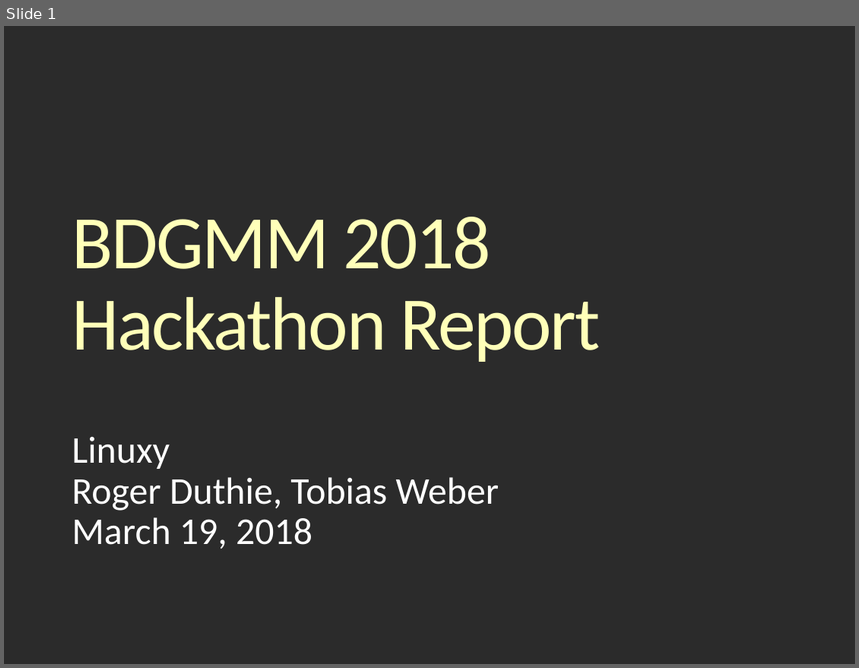
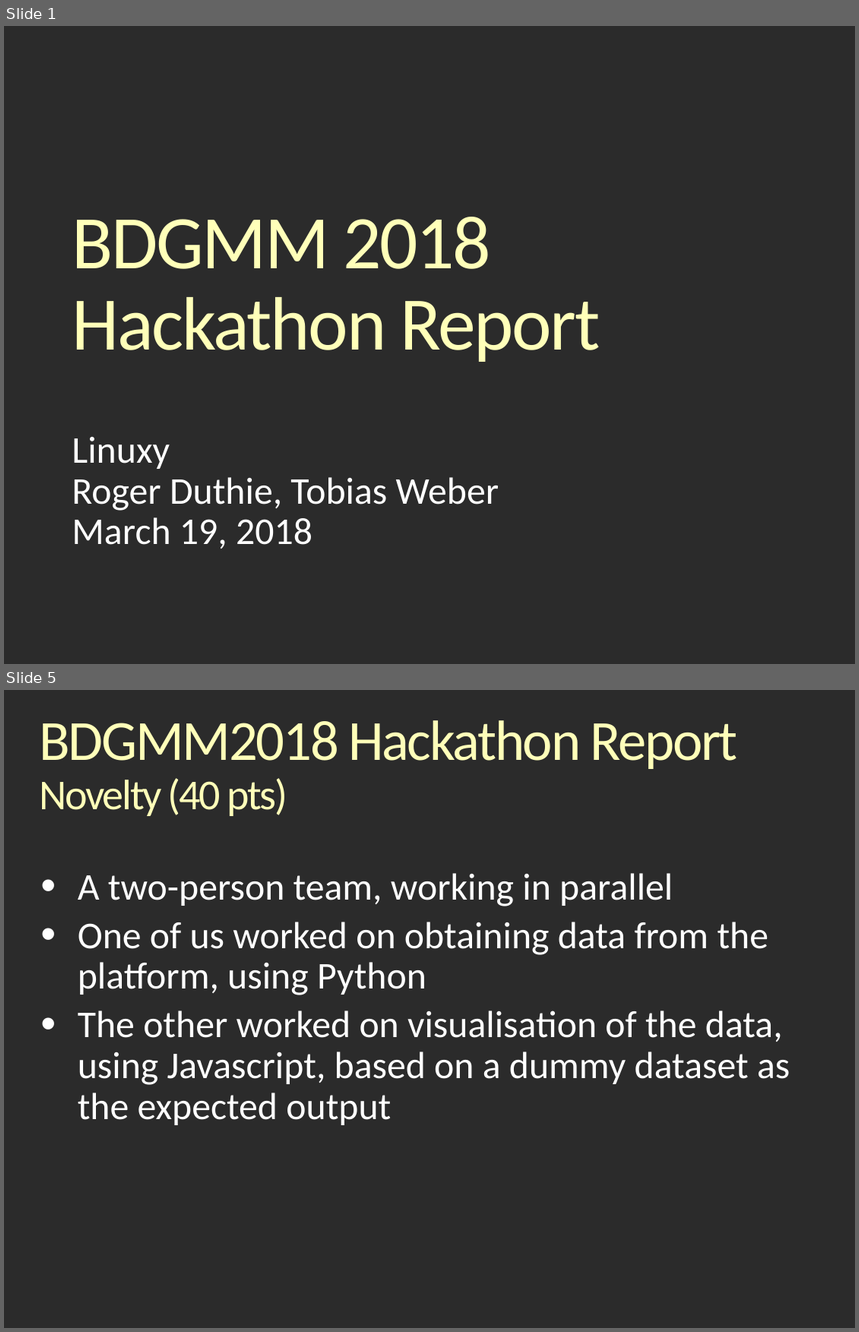
Before and after one commit to rjaduthie/bdgmm-hackathon-berlin-2018, a slide deck: BDMM18_Hackathonv_Report_Linuxy.odp. Shown one above the other, each under a label of ours: slide 1 before the commit, slides 1 and 5 after it; the slides between them are not shown. The pictures are 859x668 and 859x1332 pixels, drawn with LibreOffice and Linux fonts; fonts in the diff are those of the drawing; background and template pictures are left out; a plain dark background stands for a picture behind light text. Boxes give left, top, right and bottom in pixels: in the first picture for what was removed or moved away, otherwise in the second. Text is boxed around its words. In the diff, an @@ line names an element or a change of style, - is before the commit and + after.

```diff
--- a/BDMM18_Hackathonv_Report_Linuxy.odp
+++ b/BDMM18_Hackathonv_Report_Linuxy.odp
@@ slide 5 added at [4,690,855,1328], background picture (left out) @@
@@ title added at [40,720,738,816], 48 pt, text #FFFFB9 @@
+BDGMM2018 Hackathon Report
+Novelty (40 pts)
@@ text added at [78,873,790,1125], 32 pt, text #FFFFFF @@
+• A two-person team, working in parallel
+• One of us worked on obtaining data from the platform, using Python
+• The other worked on visualisation of the data, using Javascript, based on a dummy dataset as the expected output
```
Also in this commit, not shown: 3 slides changed, 3 other slides added, 7 slides removed.
